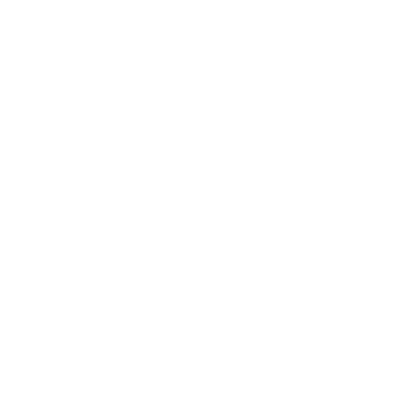
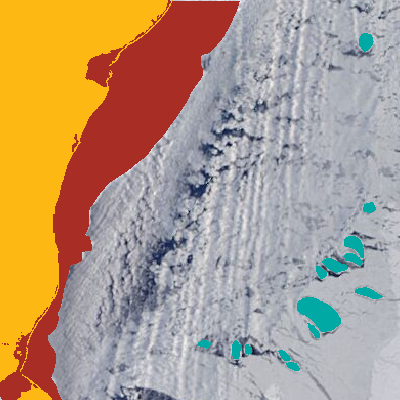
Layered file, before and after one edit (400x400). Changes by layer:
painted on "landmask" over [0, 0, 173, 400]
painted on "landfast ice" over [0, 0, 240, 400]
painted on "ice floes" (2nd of 2) over [197, 33, 383, 371]
added layer "Layer 1" above "Background" over [0, 0, 400, 400]
